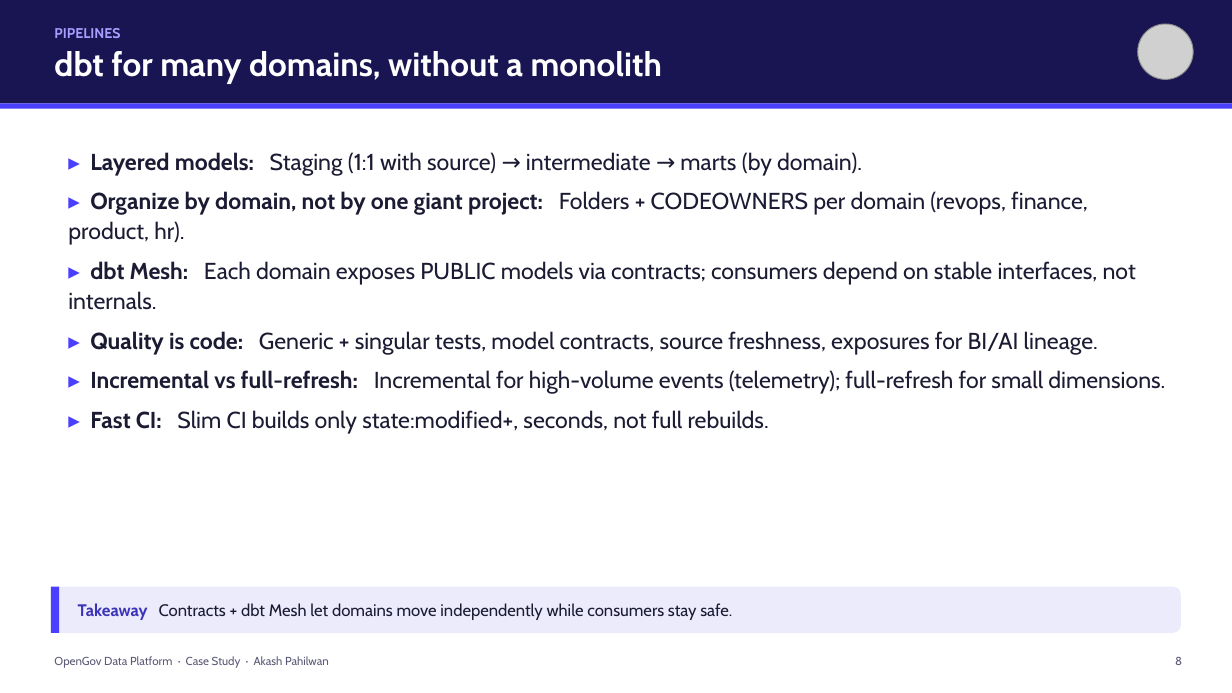
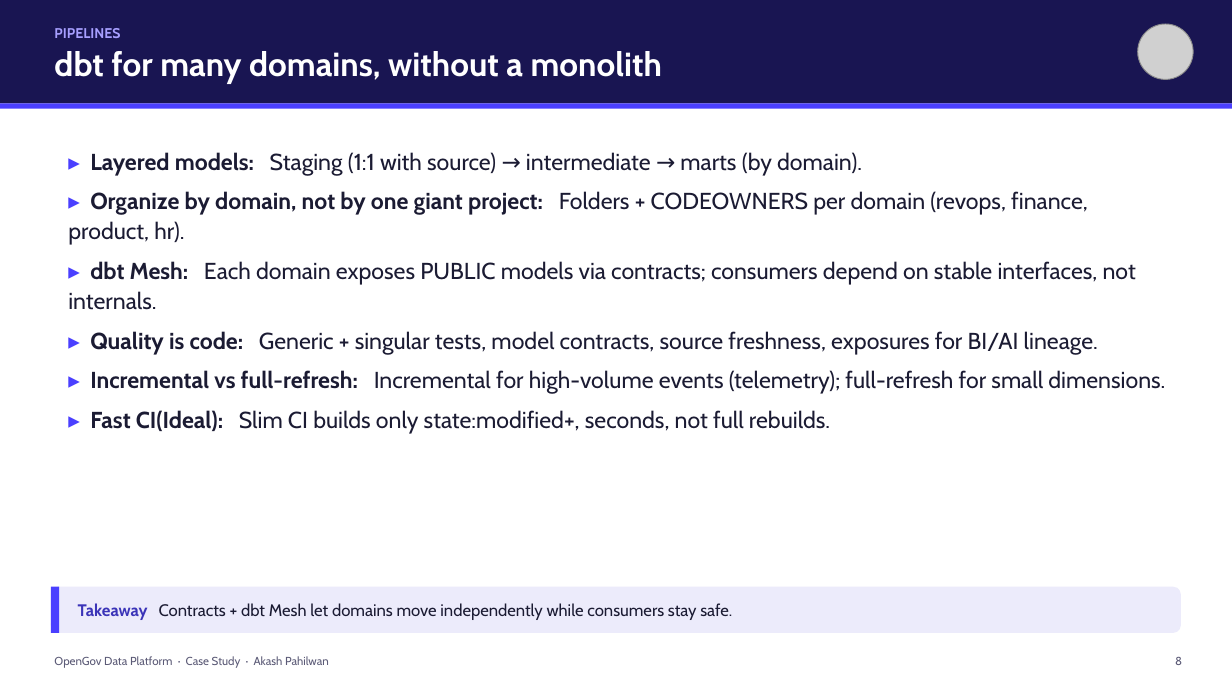
Before and after one commit to akashpahilwan/OpenGovPOC, a slide deck: slide 8 of presentation/OpenGov_Data_Platform_CaseStudy.pptx. Drawn at 1232x693 pixels with LibreOffice and Linux fonts; fonts in the diff are those of the drawing; grey boxes stand for pictures. Boxes give left, top, right and bottom in pixels: in the first picture for what was removed or moved away, otherwise in the second. Text is boxed around its words. In the diff, an @@ line names an element or a change of style, - is before the commit and + after.

```diff
--- a/presentation/OpenGov_Data_Platform_CaseStudy.pptx
+++ b/presentation/OpenGov_Data_Platform_CaseStudy.pptx
@@ text at [90,410,830,434]: text changed @@
-▸ Fast CI: Slim CI builds only state:modified+, seconds, not full rebuilds.
+▸ Fast CI(Ideal): Slim CI builds only state:modified+, seconds, not full rebuilds.
```
Also in this commit, not shown: 9 other slides changed, 3 slides added, 1 other file.
